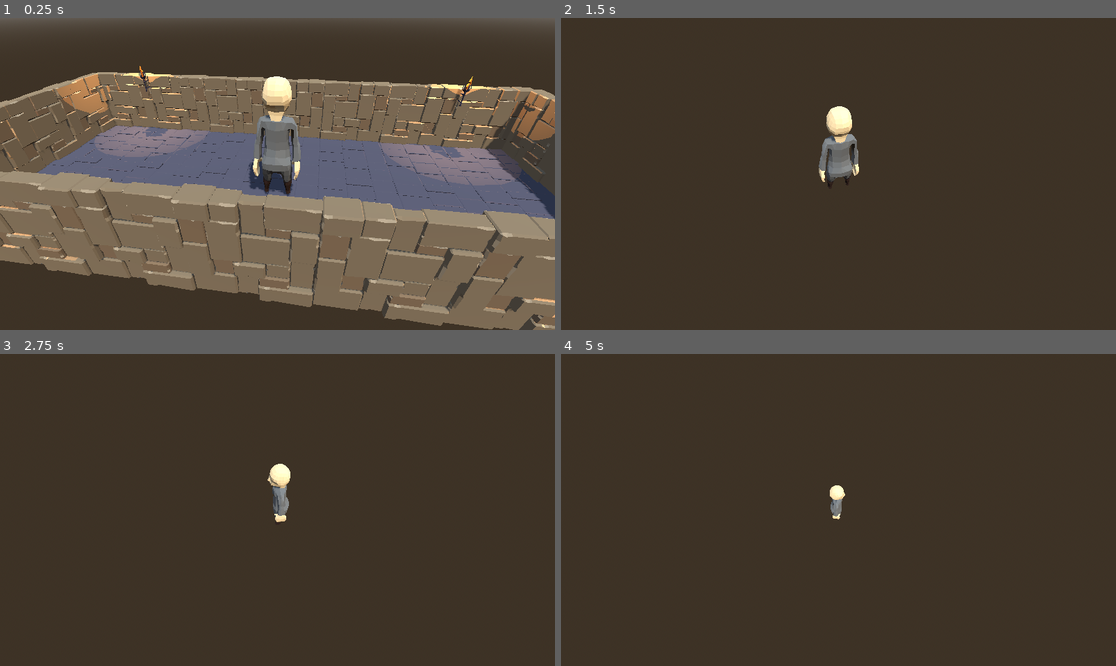
Above: before the commit, frames 1-4 (two rows, left to right).
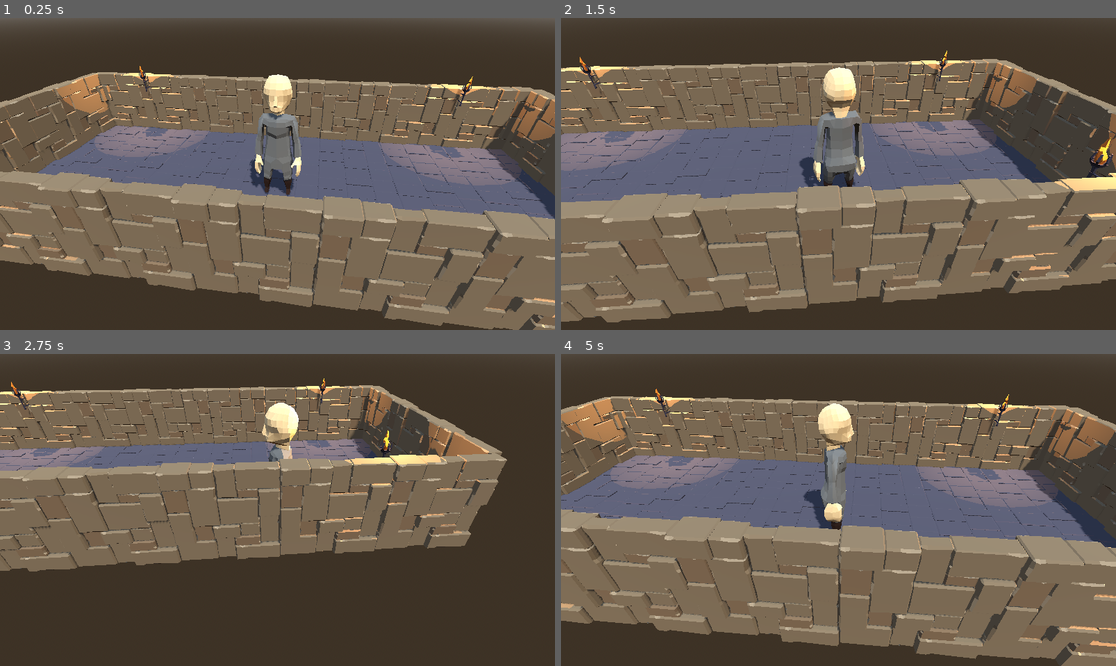
Above: after the commit, the same moments.

Repository: MG9442/Dungeon_Rescue_Godot
Game: Godot game, scene res://scenes/starting_room.tscn
Same seed, same stepped clock (60 frames per second), same inputs: the game is played once before the commit and once after it.
Inputs:
- Up to frame 1 (0.25 s): no input
- Up to frame 2 (1.5 s): hold D (move_right) 0.53-1.28 s; hold S (move_backward) from 1.28 s (still down)
- Up to frame 3 (2.75 s): release S (move_backward) at 2.03 s; hold D (move_right) from 2.03 s (still down)
- Up to frame 4 (5 s): release D (move_right) at 2.78 s; hold W (move_forward) 2.78-3.53 s; hold A (move_left) from 3.53 s (still down)

The runs differ from the first frame. In frame 1, 1.0% of the frame differs, in the area x 44-55%, y 18-57%; in frame 2, 69%; in frame 3, 43%; in frame 4, 73%, in the area x 0-100%, y 11-100%.

Commit message:
Add collision, fix character orientation, and implement walk animation
Collision System:
- Add StaticBody3D collision shapes for floor and all four walls
- Player can no longer walk through walls or fall through floor
- Collision shapes sized to match room dimensions (25'x12'x10')

Character Orientation Fix:
- Remove 180-degree rotation from KnightCharacter model
- Update rotation calculation to add PI radians for correct facing direction
- Character now walks forward instead of backward with WASD controls

Walk Animation:
- Integrate AnimationPlayer from KnightCharacter FBX
- Play "Armature|Walk" animation when character is moving
- Stop animation when character is idle/stationary
- Animation automatically loops while moving

Documentation:
- Update README with collision and animation features

Diff:
--- a/scenes/player.tscn
+++ b/scenes/player.tscn
@@ -15,4 +15,4 @@
 shape = SubResource("CapsuleShape3D_player")
 
 [node name="KnightCharacter" parent="." instance=ExtResource("2_knight")]
-transform = Transform3D(-1, 0, -8.74228e-08, 0, 1, 0, 8.74228e-08, 0, -1, 0, 0, 0)
+transform = Transform3D(1, 0, 0, 0, 1, 0, 0, 0, 1, 0, 0, 0)
--- a/scenes/starting_room.tscn
+++ b/scenes/starting_room.tscn
@@ -23,6 +23,12 @@
 tonemap_mode = 2
 ssao_enabled = true
 
+[sub_resource type="BoxShape3D" id="BoxShape3D_floor"]
+size = Vector3(28, 0.5, 14)
+
+[sub_resource type="BoxShape3D" id="BoxShape3D_wall"]
+size = Vector3(28, 10, 1)
+
 [node name="StartingRoom" type="Node3D"]
 
 [node name="WorldEnvironment" type="WorldEnvironment" parent="."]
@@ -173,6 +179,38 @@
 [node name="WallWest3" parent="Room/Walls" instance=ExtResource("2_wall")]
 transform = Transform3D(8.74228e-08, 0, -2, 0, 2, 0, 2, 0, 8.74228e-08, -2, 0, 8)
 
+[node name="Collision" type="Node3D" parent="Room"]
+
+[node name="FloorCollision" type="StaticBody3D" parent="Room/Collision"]
+
+[node name="CollisionShape3D" type="CollisionShape3D" parent="Room/Collision/FloorCollision"]
+transform = Transform3D(1, 0, 0, 0, 1, 0, 0, 0, 1, 12, -0.25, 5)
+shape = SubResource("BoxShape3D_floor")
+
+[node name="WallNorthCollision" type="StaticBody3D" parent="Room/Collision"]
+
+[node name="CollisionShape3D" type="CollisionShape3D" parent="Room/Collision/WallNorthCollision"]
+transform = Transform3D(1, 0, 0, 0, 1, 0, 0, 0, 1, 12, 5, -0.5)
+shape = SubResource("BoxShape3D_wall")
+
+[node name="WallSouthCollision" type="StaticBody3D" parent="Room/Collision"]
+
+[node name="CollisionShape3D" type="CollisionShape3D" parent="Room/Collision/WallSouthCollision"]
+transform = Transform3D(1, 0, 0, 0, 1, 0, 0, 0, 1, 12, 5, 10.5)
+shape = SubResource("BoxShape3D_wall")
+
+[node name="WallEastCollision" type="StaticBody3D" parent="Room/Collision"]
+
+[node name="CollisionShape3D" type="CollisionShape3D" parent="Room/Collision/WallEastCollision"]
+transform = Transform3D(6.12323e-17, 0, 1, 0, 1, 0, -1, 0, 6.12323e-17, 26.5, 5, 5)
+shape = SubResource("BoxShape3D_wall")
+
+[node name="WallWestCollision" type="StaticBody3D" parent="Room/Collision"]
+
+[node name="CollisionShape3D" type="CollisionShape3D" parent="Room/Collision/WallWestCollision"]
+transform = Transform3D(6.12323e-17, 0, 1, 0, 1, 0, -1, 0, 6.12323e-17, -2.5, 5, 5)
+shape = SubResource("BoxShape3D_wall")
+
 [node name="Lighting" type="Node3D" parent="."]
 
 [node name="TorchNW" parent="Lighting" instance=ExtResource("3_torch")]
--- a/scripts/player_controller.gd
+++ b/scripts/player_controller.gd
@@ -5,6 +5,14 @@
 @export var acceleration: float = 10.0
 @export var friction: float = 10.0
 @export var gravity: float = 20.0
+
+var animation_player: AnimationPlayer
+
+func _ready() -> void:
+	# Find the AnimationPlayer in the KnightCharacter scene
+	animation_player = $KnightCharacter/AnimationPlayer
+	if animation_player:
+		animation_player.play("Armature|Walk")
 
 func _physics_process(delta: float) -> void:
 	# Apply gravity
@@ -21,12 +29,20 @@
 		velocity.x = move_toward(velocity.x, direction.x * speed, acceleration * delta)
 		velocity.z = move_toward(velocity.z, direction.z * speed, acceleration * delta)
 
-		# Rotate character to face movement direction
-		var target_rotation = atan2(direction.x, direction.z)
+		# Rotate character to face movement direction (add PI to flip 180 degrees)
+		var target_rotation = atan2(direction.x, direction.z) + PI
 		rotation.y = lerp_angle(rotation.y, target_rotation, 10.0 * delta)
+
+		# Play walk animation
+		if animation_player and not animation_player.is_playing():
+			animation_player.play("Armature|Walk")
 	else:
 		# Apply friction when not moving
 		velocity.x = move_toward(velocity.x, 0, friction * delta)
 		velocity.z = move_toward(velocity.z, 0, friction * delta)
 
+		# Stop animation when idle
+		if animation_player and animation_player.is_playing():
+			animation_player.stop()
+
 	move_and_slide()
Not shown: 1 places in scenes/starting_room.tscn that only renumber resources
Not shown, changed: README.md
